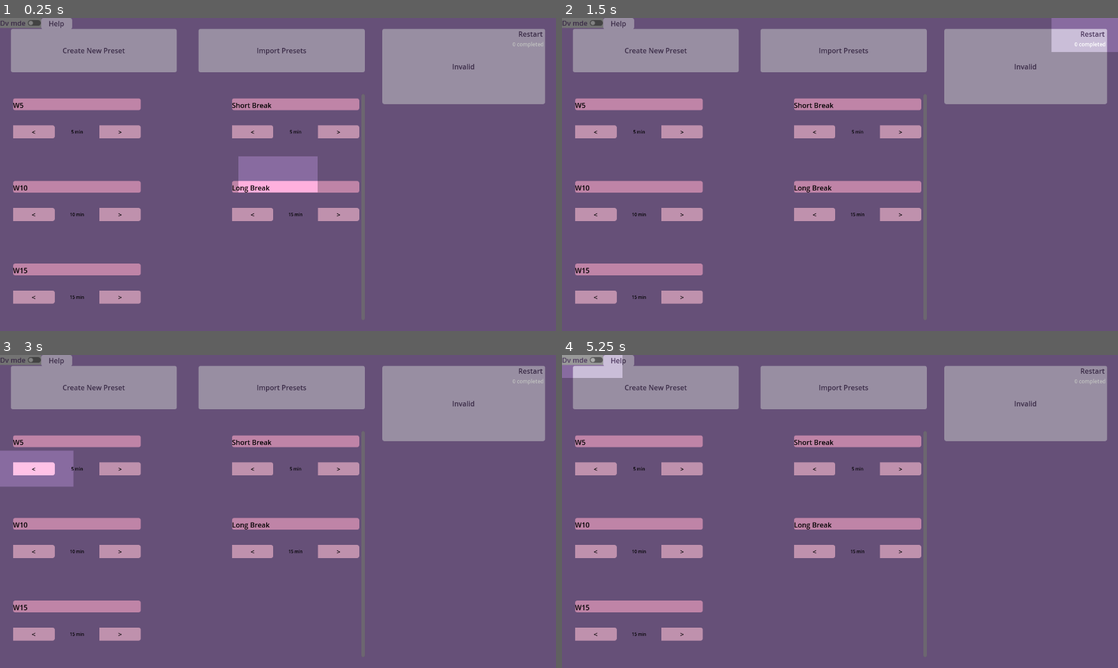
Above: before the commit, frames 1-4 (two rows, left to right).
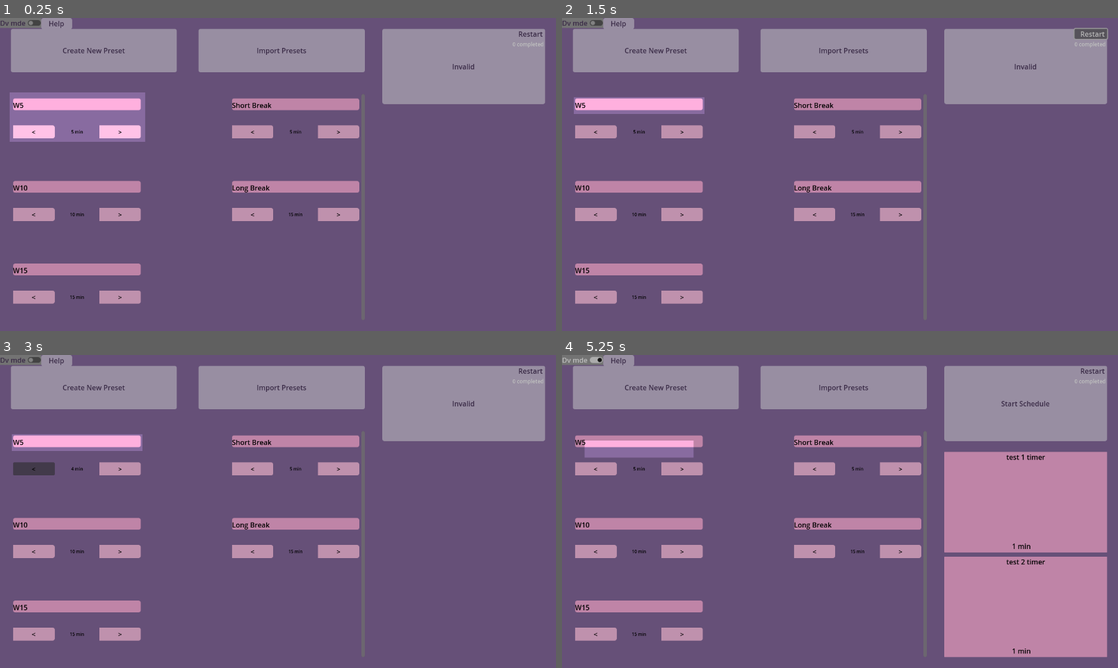
Above: after the commit, the same moments.

Repository: MacBeing3/Custom-Pomodoro-Style-Timers
Game: Godot game, scene res://src/project_root.tscn
Same seed, same stepped clock (60 frames per second), same inputs: the game is played once before the commit and once after it.
Inputs:
- Up to frame 1 (0.25 s): no input
- Up to frame 2 (1.5 s): click "Restart" at 0.5 s; click "Restart" at 1.25 s
- Up to frame 3 (3 s): click "Restart" at 2 s; click "<" at 2.75 s
- Up to frame 4 (5.25 s): click ">" at 3.5 s; click "Invalid" at 4.25 s; click "Dv mde" at 5 s

The runs differ from the first frame. In frame 1, 5.4% of the frame differs, in the area x 1-58%, y 23-56%; in frame 2, 2.5%; in frame 3, 2.7%; in frame 4, 21%, in the area x 0-99%, y 0-97%.

Commit message:
Highlight Scene
+made highlight thing own scene
x moved highlight box change to own function
      + connected to viewport change
      + does not work if animation player changes size

Diff:
--- a/Nice timers/src/Main_Screen.tscn
+++ b/Nice timers/src/Main_Screen.tscn
@@ -4,7 +4,7 @@
 [ext_resource type="Script" path="res://src/Main_Screen.gd" id="2_2cndg"]
 [ext_resource type="PackedScene" uid="uid://copog28wbqil2" path="res://src/Scenes/task_board.tscn" id="4_lk80d"]
 [ext_resource type="PackedScene" uid="uid://cykgmfsn1whj8" path="res://src/V2_Block_Template.tscn" id="4_s1j66"]
-[ext_resource type="Script" path="res://src/highlight.gd" id="5_e75xi"]
+[ext_resource type="PackedScene" uid="uid://crenxol6j041d" path="res://src/highlight_help_pop_up.tscn" id="5_gsp5j"]
 [ext_resource type="Script" path="res://src/ImportTextPopup.gd" id="6_4hosw"]
 
 [node name="MainWindow" type="Control"]
@@ -132,27 +132,8 @@
 [node name="TaskBoard" parent="BackgroundImage/MarginContainer/HSplitContainer" instance=ExtResource("4_lk80d")]
 layout_mode = 2
 
-[node name="Highligher" type="ColorRect" parent="."]
-top_level = true
+[node name="HighlightHelpPopUp" parent="." instance=ExtResource("5_gsp5j")]
 layout_mode = 0
-mouse_filter = 1
-color = Color(0.54902, 0.54902, 0.54902, 0)
-script = ExtResource("5_e75xi")
-background_dim = Color(0, 0, 0, 0.25098)
-
-[node name="FocusBox" type="ColorRect" parent="Highligher"]
-top_level = true
-layout_mode = 1
-anchors_preset = 8
-anchor_left = 0.5
-anchor_top = 0.5
-anchor_right = 0.5
-anchor_bottom = 0.5
-offset_right = 182.0
-offset_bottom = 83.0
-grow_horizontal = 2
-grow_vertical = 2
-color = Color(1, 1, 0, 0.294118)
 
 [node name="FileDialog" type="FileDialog" parent="."]
 title = "Open a File"
--- a/Nice timers/src/confirm_timer_panel.gd
+++ b/Nice timers/src/confirm_timer_panel.gd
@@ -1,5 +1,5 @@
 extends Panel
 
-func _process(delta):
+func _process(_delta):
 	var but:Button = get_parent()
 	if but.is_hovered(): modulate= Color(1,1,1,0.25)
--- a/Nice timers/src/highlight.gd
+++ b/Nice timers/src/highlight.gd
@@ -7,22 +7,17 @@
 
 @export var background_dim:Color
 
+var alert_warning:bool=true
 
 var all_rects:Array
-#TODO shoudl scale with size of viewport to always take up percetnage size
-#set size in ready to be controlled by @export size
-#make it percent of viewport size in ready
-
-#at ready should take size and convert it itno a percentage of the viewport
-#scaled size shoud then be used in hihglight size
 
 var some_time = 0
 
 func _process(_delta):
-	highlight.position = Vector2(get_global_mouse_position().x - (0.5 * highlight.size.x), get_global_mouse_position().y - (0.5 * highlight.size.y))
+	#highlight.position = Vector2(get_global_mouse_position().x - (0.5 * highlight.size.x), get_global_mouse_position().y - (0.5 * highlight.size.y))
 	_calculate_highlight()
 	some_time +=1
-	if some_time == 10:
+	if some_time == 3:
 		queue_redraw()
 		some_time = 0
 
@@ -32,7 +27,7 @@
 func _ready():
 	highlight.color = Color(0,0,0,0)
 
-
+	get_viewport().size_changed.connect(viewport_size_change)
 func _draw():
 	_calculate_highlight()
 	for rect in all_rects:
@@ -44,12 +39,8 @@
 	var viewport = get_viewport_rect()
 
 
-	#perc_of_vp_size should = og_highlght_percent_size
-	#tf highlight.size needs to change				#second half is not really adjusting much
-	var percent_changer= og_highlight_percent_size/Vector2(highlight.size.x/get_viewport().size.x, highlight.size.y/get_viewport().size.y)
-	print("og print size   ", og_highlight_percent_size)
-	print(og_highlight_percent_size/Vector2(highlight.size.x/get_viewport().size.x, highlight.size.y/get_viewport().size.y))	#when decrease viewport size, that increase hihglight.size
-	highlight.size *= percent_changer
+
+
 
 	var left_rect := Rect2(
 	Vector2(0,0), #position
@@ -74,3 +65,17 @@
 	)
 
 	all_rects = [left_rect,right_rect,top_rect,bottom_rect]
+
+
+func viewport_size_change():
+		#tf highlight.size needs to change				#second half is not really adjusting much
+	var percent_changer= og_highlight_percent_size/Vector2(highlight.size.x/get_viewport().size.x, highlight.size.y/get_viewport().size.y)
+	#print("og print size   ", og_highlight_percent_size)
+	#print(og_highlight_percent_size/Vector2(highlight.size.x/get_viewport().size.x, highlight.size.y/get_viewport().size.y))	#when decrease viewport size, that increase hihglight.size
+	highlight.size *= percent_changer #this seems to work
+
+	#if change it to an array of sizes and positions, then can use size = array_size[current_size] * percent_changer
+	#on viewport size changed
+	if alert_warning == true:
+		push_warning("highlight box wrong size now")
+		alert_warning = false
--- /dev/null
+++ b/Nice timers/src/highlight_help_pop_up.tscn
@@ -0,0 +1,92 @@
+[gd_scene load_steps=5 format=3 uid="uid://crenxol6j041d"]
+
+[ext_resource type="Script" path="res://src/highlight.gd" id="1_re5u8"]
+
+[sub_resource type="Animation" id="Animation_wodpx"]
+resource_name = "highlight timer"
+length = 12.0
+tracks/0/type = "value"
+tracks/0/imported = false
+tracks/0/enabled = true
+tracks/0/path = NodePath("FocusBox:size")
+tracks/0/interp = 1
+tracks/0/loop_wrap = true
+tracks/0/keys = {
+"times": PackedFloat32Array(0, 0.6, 5, 6, 8, 9, 12),
+"transitions": PackedFloat32Array(1, 1, 1, 1, 1, 1, 1),
+"update": 0,
+"values": [Vector2(321, 166), Vector2(301, 39), Vector2(301, 39), Vector2(100, 39), Vector2(100, 39), Vector2(105, 39), Vector2(105, 39)]
+}
+tracks/1/type = "value"
+tracks/1/imported = false
+tracks/1/enabled = true
+tracks/1/path = NodePath("FocusBox:position")
+tracks/1/interp = 1
+tracks/1/loop_wrap = true
+tracks/1/keys = {
+"times": PackedFloat32Array(0, 0.6, 5, 6, 8, 9, 12),
+"transitions": PackedFloat32Array(1, 1, 1, 1, 1, 1, 1),
+"update": 0,
+"values": [Vector2(18, 164), Vector2(27, 182), Vector2(27, 182), Vector2(128, 243), Vector2(128, 243), Vector2(25, 244), Vector2(25, 244)]
+}
+
+[sub_resource type="Animation" id="Animation_chwdf"]
+length = 0.001
+tracks/0/type = "value"
+tracks/0/imported = false
+tracks/0/enabled = true
+tracks/0/path = NodePath("FocusBox:size")
+tracks/0/interp = 1
+tracks/0/loop_wrap = true
+tracks/0/keys = {
+"times": PackedFloat32Array(0),
+"transitions": PackedFloat32Array(1),
+"update": 0,
+"values": [Vector2(321, 166)]
+}
+tracks/1/type = "value"
+tracks/1/imported = false
+tracks/1/enabled = true
+tracks/1/path = NodePath("FocusBox:position")
+tracks/1/interp = 1
+tracks/1/loop_wrap = true
+tracks/1/keys = {
+"times": PackedFloat32Array(0),
+"transitions": PackedFloat32Array(1),
+"update": 0,
+"values": [Vector2(18, 164)]
+}
+
+[sub_resource type="AnimationLibrary" id="AnimationLibrary_8iopw"]
+_data = {
+"RESET": SubResource("Animation_chwdf"),
+"highlight timer": SubResource("Animation_wodpx")
+}
+
+[node name="HighlightHelpPopUp" type="ColorRect"]
+top_level = true
+mouse_filter = 1
+script = ExtResource("1_re5u8")
+background_dim = Color(0, 0, 0, 0.25098)
+
+[node name="FocusBox" type="ColorRect" parent="."]
+top_level = true
+layout_mode = 1
+anchors_preset = 8
+anchor_left = 0.5
+anchor_top = 0.5
+anchor_right = 0.5
+anchor_bottom = 0.5
+offset_left = -615.0
+offset_top = -116.0
+offset_right = -510.0
+offset_bottom = -77.0
+grow_horizontal = 2
+grow_vertical = 2
+color = Color(1, 1, 0, 0.294118)
+
+[node name="AnimationPlayer" type="AnimationPlayer" parent="."]
+autoplay = "highlight timer"
+libraries = {
+"": SubResource("AnimationLibrary_8iopw")
+}
